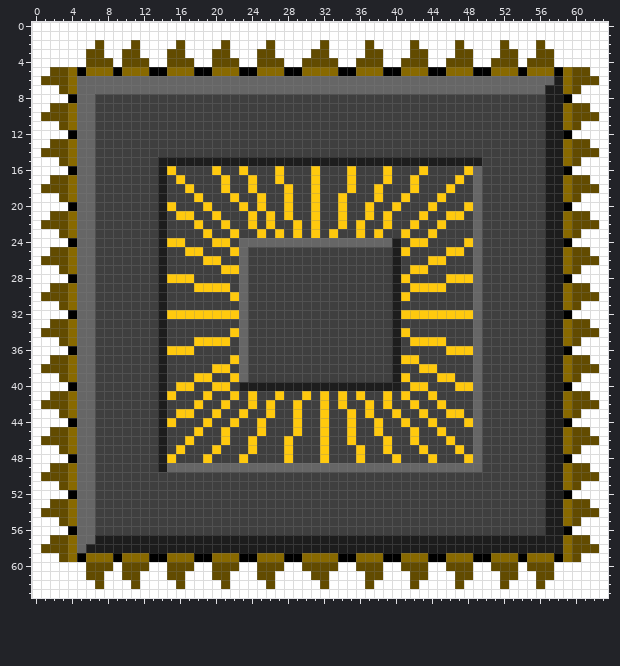
Pixel-art sprite, stored at Assets/Textures/ChipSkill.png. The picture above is the old version.
The file is 64x64 pixels.
And afterwards:
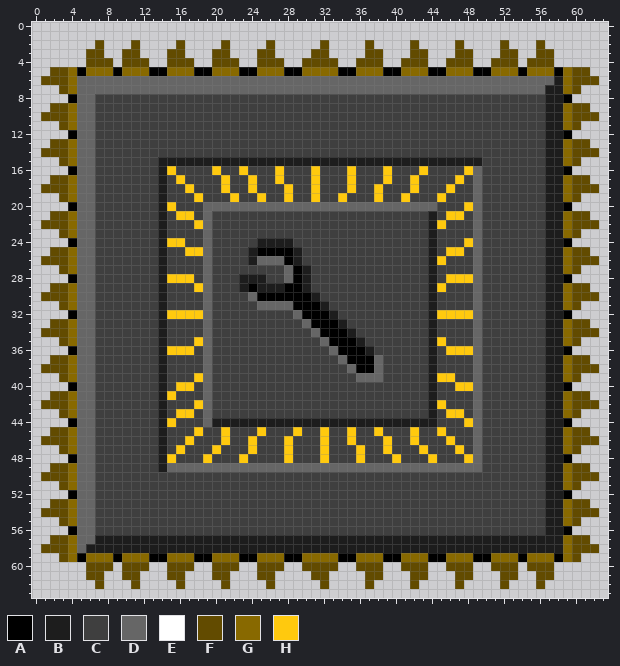
Palette (. is transparent): A #000000  B #1d1d1d  C #3f3f3f  D #666666  E #ffffff  F #624b00  G #886900  H #ffc90e
From the commit log: add skill & adapter sprites into game
The edit:
y 0..1: x 0..63 EEEEEEEEEEEEEEEEEEEEEEEEEEEEEEEEEEEEEEEEEEEEEEEEEEEEEEEEEEEEEEEE -> ................................................................
y 2: x 0..6 EEEEEEE -> .......; x 8..10 EEE -> ...; x 12..15 EEEE -> ....; x 17..20 EEEE -> ....; x 22..25 EEEE -> ....; x 27..31 EEEEE -> .....; x 33..36 EEEE -> ....; x 38..41 EEEE -> ....; x 43..46 EEEE -> ....; x 48..51 EEEE -> ....; x 53..55 EEE -> ...; x 57..63 EEEEEEE -> .......
y 3: x 0..5 EEEEEE -> ......; x 8..9 EE -> ..; x 12..14 EEE -> ...; x 17..19 EEE -> ...; x 22..24 EEE -> ...; x 27..30 EEEE -> ....; x 33..36 EEEE -> ....; x 39..41 EEE -> ...; x 44..46 EEE -> ...; x 49..51 EEE -> ...; x 54..55 EE -> ..; x 58..63 EEEEEE -> ......
y 4: x 0..5 EEEEEE -> ......; x 9 E -> .; x 13..14 EE -> ..; x 18..19 EE -> ..; x 23..24 EE -> ..; x 28..29 EE -> ..; x 34..35 EE -> ..; x 39..40 EE -> ..; x 44..45 EE -> ..; x 49..50 EE -> ..; x 54 E -> .; x 58..63 EEEEEE -> ......
y 5: x 0..1 EE -> ..; x 62..63 EE -> ..
y 6: x 0 E -> .; x 63 E -> .
y 7: x 0..2 EEE -> ...; x 61..63 EEE -> ...
y 8: x 0..3 EEEE -> ....; x 60..63 EEEE -> ....
y 9: x 0..1 EE -> ..; x 62..63 EE -> ..
y 10: x 0 E -> .; x 63 E -> .
y 11: x 0..2 EEE -> ...; x 61..63 EEE -> ...
y 12: x 0..3 EEEE -> ....; x 60..63 EEEE -> ....
y 13: x 0..1 EE -> ..; x 62..63 EE -> ..
y 14: x 0 E -> .; x 63 E -> .
y 15: x 0..2 EEE -> ...; x 61..63 EEE -> ...
y 16: x 0..3 EEEE -> ....; x 60..63 EEEE -> ....
y 17: x 0..1 EE -> ..; x 62..63 EE -> ..
y 18: x 0 E -> .; x 63 E -> .
y 19: x 0..2 EEE -> ...; x 61..63 EEE -> ...
y 20: x 0..3 EEEE -> ....; x 19..44 HCCCHCHCCHCCHCCHCCHCCHCCCH -> DDDDDDDDDDDDDDDDDDDDDDDDDD; x 60..63 EEEE -> ....
y 21: x 0..1 EE -> ..; x 19..20 CH -> DC; x 24 H -> C; x 26 H -> C; x 28 H -> C; x 31 H -> C; x 34 H -> C; x 37 H -> C; x 39 H -> C; x 43..44 HC -> CB; x 62..63 EE -> ..
y 22: x 0 E -> .; x 19 C -> D; x 21 H -> C; x 24 H -> C; x 26 H -> C; x 29 H -> C; x 31 H -> C; x 34 H -> C; x 36 H -> C; x 39 H -> C; x 42 H -> C; x 44 C -> B; x 63 E -> .
y 23: x 0..2 EEE -> ...; x 19 H -> D; x 22 H -> C; x 25 H -> C; x 27 H -> C; x 29 H -> C; x 31 H -> C; x 33 H -> C; x 36 H -> C; x 38 H -> C; x 41 H -> C; x 44 H -> B; x 61..63 EEE -> ...
y 24: x 0..3 EEEE -> ....; x 19..21 CHH -> DCC; x 23..40 DDDDDDDDDDDDDDDDDB -> CCBBBBCCCCCCCCCCCC; x 42..44 HHC -> CCB; x 60..63 EEEE -> ....
y 25: x 0..1 EE -> ..; x 19 C -> D; x 22..29 HDCCCCCC -> CCBAAAAB; x 40..41 BH -> CC; x 44 C -> B; x 62..63 EE -> ..
y 26: x 0 E -> .; x 19..20 HH -> DC; x 23..29 DCCCCCC -> CBDDDAB; x 40 B -> C; x 44 H -> B; x 63 E -> .
y 27: x 0..2 EEE -> ...; x 19 C -> D; x 21..23 HHD -> CCC; x 28..30 CCC -> DAB; x 40 B -> C; x 42..44 HHC -> CCB; x 61..63 EEE -> ...
y 28: x 0..3 EEEE -> ....; x 19 C -> D; x 23..25 DCC -> BBB; x 28..30 CCC -> DAB; x 40..41 BH -> CC; x 44 C -> B; x 60..63 EEEE -> ....
y 29: x 0..1 EE -> ..; x 19..21 HHH -> DCC; x 23..30 DCCCCCCC -> BABBBAAB; x 40 B -> C; x 42..44 HHH -> CCB; x 62..63 EE -> ..
y 30: x 0 E -> .; x 19 C -> D; x 22..31 HDCCCCCCCC -> CCDAAAAAAB; x 40..41 BH -> CC; x 44 C -> B; x 63 E -> .
y 31: x 0..2 EEE -> ...; x 19 C -> D; x 23 D -> C; x 25..32 CCCCCCCC -> DDDDAAAB; x 40 B -> C; x 44 C -> B; x 61..63 EEE -> ...
y 32: x 0..3 EEEE -> ....; x 19..23 HHHHD -> DCCCC; x 29..33 CCCCC -> DAAAB; x 40..44 BHHHH -> CCCCB; x 60..63 EEEE -> ....
y 33: x 0..1 EE -> ..; x 19 C -> D; x 23 D -> C; x 30..34 CCCCC -> DAAAB; x 40 B -> C; x 44 C -> B; x 62..63 EE -> ..
y 34: x 0 E -> .; x 19 C -> D; x 22..23 HD -> CC; x 31..35 CCCCC -> DAAAB; x 40..41 BH -> CC; x 44 C -> B; x 63 E -> .
y 35: x 0..2 EEE -> ...; x 19..21 HHH -> DCC; x 23 D -> C; x 32..36 CCCCC -> DAAAB; x 40 B -> C; x 42..44 HHH -> CCB; x 61..63 EEE -> ...
y 36: x 0..3 EEEE -> ....; x 19 C -> D; x 23 D -> C; x 33..37 CCCCC -> DAAAB; x 40 B -> C; x 44 C -> B; x 60..63 EEEE -> ....
y 37: x 0..1 EE -> ..; x 19 C -> D; x 22..23 HD -> CC; x 34..38 CCCCC -> DAAAD; x 40..42 BHH -> CCC; x 44 C -> B; x 62..63 EE -> ..
y 38: x 0 E -> .; x 19..21 CHH -> DCC; x 23 D -> C; x 35..38 CCCC -> DAAD; x 40 B -> C; x 43..44 HH -> CB; x 63 E -> .
y 39: x 0..2 EEE -> ...; x 19 H -> D; x 22..23 HD -> CC; x 36..38 CCC -> DDD; x 40..41 BH -> CC; x 44 C -> B; x 61..63 EEE -> ...
y 40: x 0..3 EEEE -> ....; x 19..21 CHH -> DCC; x 23..40 BBBBBBBBBBBBBBBBBB -> CCCCCCCCCCCCCCCCCC; x 42..44 HHC -> CCB; x 60..63 EEEE -> ....
y 41: x 0..1 EE -> ..; x 19 H -> D; x 22 H -> C; x 24 H -> C; x 27 H -> C; x 30 H -> C; x 32 H -> C; x 34 H -> C; x 36 H -> C; x 39 H -> C; x 41 H -> C; x 44 H -> B; x 62..63 EE -> ..
y 42: x 0 E -> .; x 19 C -> D; x 21 H -> C; x 24 H -> C; x 26 H -> C; x 29 H -> C; x 32 H -> C; x 34 H -> C; x 37 H -> C; x 39 H -> C; x 42 H -> C; x 44 C -> B; x 63 E -> .
y 43: x 0..2 EEE -> ...; x 19..20 CH -> DC; x 23 H -> C; x 26 H -> C; x 29 H -> C; x 32 H -> C; x 35 H -> C; x 37 H -> C; x 40 H -> C; x 43..44 HC -> CB; x 61..63 EEE -> ...
y 44: x 0..3 EEEE -> ....; x 19..44 HCCHCCHCCCHCCHCCHCCHCCHCCH -> DBBBBBBBBBBBBBBBBBBBBBBBBB; x 60..63 EEEE -> ....
y 45: x 0..1 EE -> ..; x 62..63 EE -> ..
y 46: x 0 E -> .; x 63 E -> .
y 47: x 0..2 EEE -> ...; x 61..63 EEE -> ...
y 48: x 0..3 EEEE -> ....; x 60..63 EEEE -> ....
y 49: x 0..1 EE -> ..; x 62..63 EE -> ..
y 50: x 0 E -> .; x 63 E -> .
y 51: x 0..2 EEE -> ...; x 61..63 EEE -> ...
y 52: x 0..3 EEEE -> ....; x 60..63 EEEE -> ....
y 53: x 0..1 EE -> ..; x 62..63 EE -> ..
y 54: x 0 E -> .; x 63 E -> .
y 55: x 0..2 EEE -> ...; x 61..63 EEE -> ...
y 56: x 0..3 EEEE -> ....; x 60..63 EEEE -> ....
y 57: x 0..1 EE -> ..; x 62..63 EE -> ..
y 58: x 0 E -> .; x 63 E -> .
y 59: x 0..2 EEE -> ...; x 61..63 EEE -> ...
y 60: x 0..5 EEEEEE -> ......; x 9 E -> .; x 13..14 EE -> ..; x 18..19 EE -> ..; x 23..24 EE -> ..; x 28..29 EE -> ..; x 34..35 EE -> ..; x 39..40 EE -> ..; x 44..45 EE -> ..; x 49..50 EE -> ..; x 54 E -> .; x 58..63 EEEEEE -> ......
y 61: x 0..5 EEEEEE -> ......; x 8..9 EE -> ..; x 12..14 EEE -> ...; x 17..19 EEE -> ...; x 22..24 EEE -> ...; x 27..30 EEEE -> ....; x 33..36 EEEE -> ....; x 39..41 EEE -> ...; x 44..46 EEE -> ...; x 49..51 EEE -> ...; x 54..55 EE -> ..; x 58..63 EEEEEE -> ......
y 62: x 0..6 EEEEEEE -> .......; x 8..10 EEE -> ...; x 12..15 EEEE -> ....; x 17..20 EEEE -> ....; x 22..25 EEEE -> ....; x 27..31 EEEEE -> .....; x 33..36 EEEE -> ....; x 38..41 EEEE -> ....; x 43..46 EEEE -> ....; x 48..51 EEEE -> ....; x 53..55 EEE -> ...; x 57..63 EEEEEEE -> .......
y 63: x 0..63 EEEEEEEEEEEEEEEEEEEEEEEEEEEEEEEEEEEEEEEEEEEEEEEEEEEEEEEEEEEEEEEE -> ................................................................
Where, in picture pixels (left, top, right, bottom), the same in both pictures:
changed: (32, 22, 608, 598)
